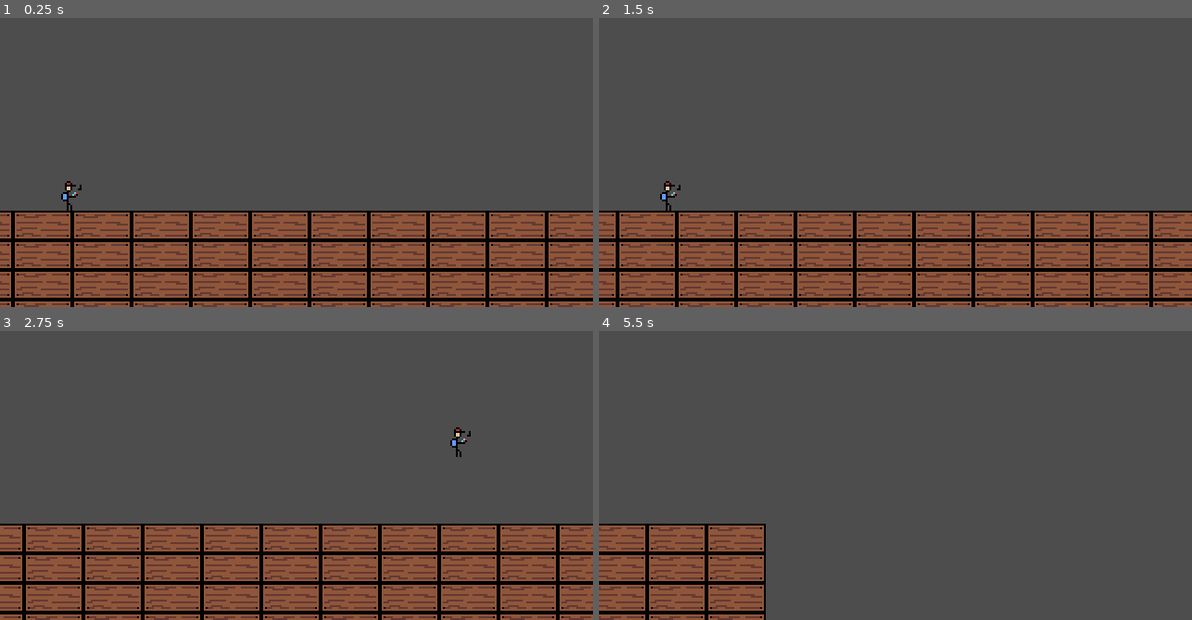
Above: before the commit, frames 1-4 (two rows, left to right).
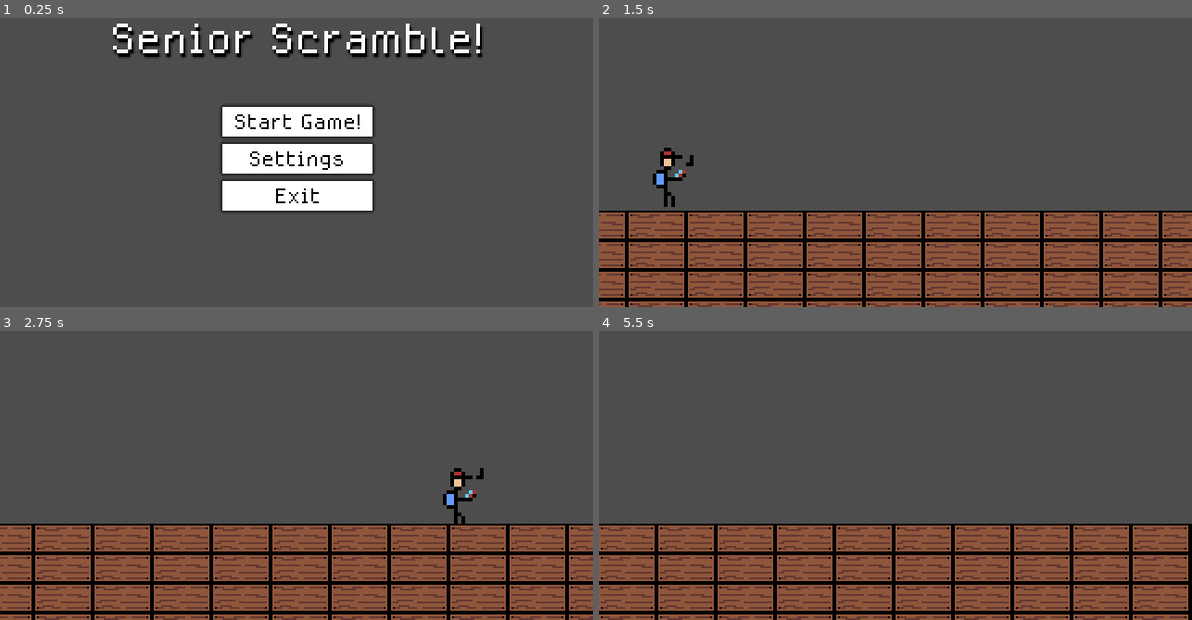
Above: after the commit, the same moments.

Repository: jmate03/Senior-Scramble
Game: Godot game, scene res://scenes/main_menu.tscn
Same seed, same stepped clock (60 frames per second), same inputs: the game is played once before the commit and once after it. Before the commit the project starts from res://scenes/game.tscn.
Inputs (mouse positions are in pixels of both pictures, inside the frame that each line leads up to):
- Up to frame 1 (0.25 s): no input
- Up to frame 2 (1.5 s): click (895, 159) at 0.5 s, where only the run after the commit has a clickable "Settings"; click (895, 122) at 1.25 s, where only the run after the commit has a clickable "Start Game!"
- Up to frame 3 (2.75 s): tap Enter (ui_accept) at 2, 2.27 s; hold Right (ui_right) from 2.03 s (still down)
- Up to frame 4 (5.5 s): tap Enter (ui_accept) at 3.02, 4.52, 5.27 s; release Right (ui_right) at 3.53 s; hold Left (ui_left) 3.53-4.28 s; hold Right (ui_right) from 4.28 s (still down)

The runs differ from the first frame. In frame 1, 45% of the frame differs, in the area x 0-100%, y 1-100%; in frame 2, 11%; in frame 3, 11%; in frame 4, 27%.

Commit message:
added main menu, fonts
added main menu and fonts. also cleaned up game.gd by moving ground logic to ground.gd script only

Diff:
--- a/project.godot
+++ b/project.godot
@@ -11,7 +11,7 @@
 [application]
 
 config/name="Senior Scramble"
-run/main_scene="uid://biylg3tiud64f"
+run/main_scene="uid://bphehqrf67473"
 config/features=PackedStringArray("4.4", "Mobile")
 config/icon="res://icon.svg"
 
--- a/scenes/character_body_2d.tscn
+++ b/scenes/character_body_2d.tscn
@@ -1,6 +1,6 @@
 [gd_scene load_steps=9 format=3 uid="uid://d2fuxm38ciwt4"]
 
-[ext_resource type="Script" uid="uid://cj8n0y4qwrc5q" path="res://scripts/placeholderplayer.gd" id="1_lj8jo"]
+[ext_resource type="Script" uid="uid://cj8n0y4qwrc5q" path="res://scripts/player.gd" id="1_lj8jo"]
 [ext_resource type="Texture2D" uid="uid://bch0wlfa4o8d0" path="res://assets/Player/player_idle.png" id="2_g2brh"]
 
 [sub_resource type="RectangleShape2D" id="RectangleShape2D_nckey"]
@@ -43,14 +43,8 @@
 }]
 
 [node name="Player" type="CharacterBody2D"]
+scale = Vector2(2, 2)
 script = ExtResource("1_lj8jo")
-
-[node name="Polygon2D" type="Polygon2D" parent="."]
-visible = false
-position = Vector2(-1.69166, -8.0747)
-scale = Vector2(0.108333, 0.168445)
-color = Color(1, 0, 0.177396, 1)
-polygon = PackedVector2Array(-49, -35.1765, -49, 42, 71, 42, 71, -35.1765)
 
 [node name="CollisionShape2D" type="CollisionShape2D" parent="."]
 position = Vector2(0.5, -8.5)
@@ -60,4 +54,3 @@
 position = Vector2(0, -9)
 sprite_frames = SubResource("SpriteFrames_t53lx")
 animation = &"idle"
-frame_progress = 0.662678
--- a/scenes/game.tscn
+++ b/scenes/game.tscn
@@ -1,10 +1,10 @@
 [gd_scene load_steps=4 format=3 uid="uid://biylg3tiud64f"]
 
 [ext_resource type="PackedScene" uid="uid://d2fuxm38ciwt4" path="res://scenes/character_body_2d.tscn" id="1_uwrxv"]
-[ext_resource type="Script" uid="uid://bgtqcebwo6tuh" path="res://scripts/main.gd" id="1_yqjtg"]
+[ext_resource type="Script" uid="uid://bgtqcebwo6tuh" path="res://scripts/game.gd" id="1_yqjtg"]
 [ext_resource type="PackedScene" uid="uid://8d08jrf8kku2" path="res://scenes/ground.tscn" id="3_lnu2h"]
 
-[node name="Main" type="Node2D"]
+[node name="Game" type="Node2D"]
 script = ExtResource("1_yqjtg")
 
 [node name="Player" parent="." instance=ExtResource("1_uwrxv")]
--- /dev/null
+++ b/scenes/main_menu.tscn
@@ -0,0 +1,110 @@
+[gd_scene load_steps=7 format=3 uid="uid://bphehqrf67473"]
+
+[ext_resource type="Script" uid="uid://dxge4xu6fn5by" path="res://scripts/main_menu.gd" id="1_ekxnf"]
+[ext_resource type="FontFile" uid="uid://cnk4iqinc1vkp" path="res://assets/MedodicaRegular.otf" id="1_l6cm7"]
+
+[sub_resource type="StyleBoxEmpty" id="StyleBoxEmpty_l6cm7"]
+
+[sub_resource type="StyleBoxFlat" id="StyleBoxFlat_l6cm7"]
+bg_color = Color(0.645312, 0.645312, 0.645312, 1)
+shadow_size = 2
+
+[sub_resource type="StyleBoxFlat" id="StyleBoxFlat_bqqt6"]
+bg_color = Color(0.510938, 0.510938, 0.510938, 1)
+shadow_size = 2
+
+[sub_resource type="StyleBoxFlat" id="StyleBoxFlat_ekxnf"]
+bg_color = Color(1, 1, 1, 1)
+shadow_size = 2
+
+[node name="Main Menu" type="Control"]
+layout_mode = 3
+anchors_preset = 8
+anchor_left = 0.5
+anchor_top = 0.5
+anchor_right = 0.5
+anchor_bottom = 0.5
+grow_horizontal = 2
+grow_vertical = 2
+script = ExtResource("1_ekxnf")
+
+[node name="VBoxContainer" type="VBoxContainer" parent="."]
+layout_mode = 1
+anchors_preset = 8
+anchor_left = 0.5
+anchor_top = 0.5
+anchor_right = 0.5
+anchor_bottom = 0.5
+offset_left = -40.5
+offset_top = -18.0
+offset_right = 40.5
+offset_bottom = 38.0
+grow_horizontal = 2
+grow_vertical = 2
+
+[node name="start" type="Button" parent="VBoxContainer"]
+layout_mode = 2
+theme_override_colors/font_hover_color = Color(0, 0, 0, 1)
+theme_override_colors/font_color = Color(0, 0, 0, 1)
+theme_override_colors/font_focus_color = Color(0, 0, 0, 1)
+theme_override_colors/font_pressed_color = Color(0, 0, 0, 1)
+theme_override_fonts/font = ExtResource("1_l6cm7")
+theme_override_font_sizes/font_size = 16
+theme_override_styles/focus = SubResource("StyleBoxEmpty_l6cm7")
+theme_override_styles/hover = SubResource("StyleBoxFlat_l6cm7")
+theme_override_styles/pressed = SubResource("StyleBoxFlat_bqqt6")
+theme_override_styles/normal = SubResource("StyleBoxFlat_ekxnf")
+text = "Start Game!"
+
+[node name="settings" type="Button" parent="VBoxContainer"]
+layout_mode = 2
+theme_override_colors/font_hover_color = Color(0, 0, 0, 1)
+theme_override_colors/font_color = Color(0, 0, 0, 1)
+theme_override_colors/font_focus_color = Color(0, 0, 0, 1)
+theme_override_colors/font_pressed_color = Color(0, 0, 0, 1)
+theme_override_fonts/font = ExtResource("1_l6cm7")
+theme_override_font_sizes/font_size = 16
+theme_override_styles/focus = SubResource("StyleBoxEmpty_l6cm7")
+theme_override_styles/hover = SubResource("StyleBoxFlat_l6cm7")
+theme_override_styles/pressed = SubResource("StyleBoxFlat_bqqt6")
+theme_override_styles/normal = SubResource("StyleBoxFlat_ekxnf")
+text = "Settings
+"
+
+[node name="exit" type="Button" parent="VBoxContainer"]
+layout_mode = 2
+theme_override_colors/font_hover_color = Color(0, 0, 0, 1)
+theme_override_colors/font_color = Color(0, 0, 0, 1)
+theme_override_colors/font_focus_color = Color(0, 0, 0, 1)
+theme_override_colors/font_pressed_color = Color(0, 0, 0, 1)
+theme_override_fonts/font = ExtResource("1_l6cm7")
+theme_override_font_sizes/font_size = 16
+theme_override_styles/focus = SubResource("StyleBoxEmpty_l6cm7")
+theme_override_styles/hover = SubResource("StyleBoxFlat_l6cm7")
+theme_override_styles/pressed = SubResource("StyleBoxFlat_bqqt6")
+theme_override_styles/normal = SubResource("StyleBoxFlat_ekxnf")
+text = "Exit
+"
+
+[node name="Label" type="Label" parent="."]
+layout_mode = 1
+anchors_preset = 8
+anchor_left = 0.5
+anchor_top = 0.5
+anchor_right = 0.5
+anchor_bottom = 0.5
+offset_left = -50.5
+offset_top = -67.0
+offset_right = 50.5
+offset_bottom = -44.0
+grow_horizontal = 2
+grow_vertical = 2
+theme_override_colors/font_shadow_color = Color(0, 0, 0, 1)
+theme_override_constants/shadow_offset_y = 2
+theme_override_fonts/font = ExtResource("1_l6cm7")
+theme_override_font_sizes/font_size = 32
+text = "Senior Scramble!"
+
+[connection signal="pressed" from="VBoxContainer/start" to="." method="_on_start_pressed"]
+[connection signal="pressed" from="VBoxContainer/settings" to="." method="_on_settings_pressed"]
+[connection signal="pressed" from="VBoxContainer/exit" to="." method="_on_exit_pressed"]
--- /dev/null
+++ b/scripts/game.gd
@@ -0,0 +1,13 @@
+extends Node2D
+var game_running : bool
+var game_over : bool
+var score
+
+# Called when the node enters the scene tree for the first time.
+func _ready() -> void:
+	pass
+
+
+# Called every frame. 'delta' is the elapsed time since the previous frame.
+func _process(delta: float) -> void:
+	pass
--- a/scripts/ground.gd
+++ b/scripts/ground.gd
@@ -8,7 +8,7 @@
 
 # Called when the node enters the scene tree for the first time.
 func _ready() -> void:
-	screen_size = get_window().size
+	screen_size = get_viewport().get_visible_rect().size
 
 
 
--- a/scripts/main.gd
+++ /dev/null
@@ -1,23 +0,0 @@
-extends Node2D
-var game_running : bool
-var game_over : bool
-var scroll: float = 0.0
-var score
-const SCROLL_SPEED : float = 100
-var screen_size : Vector2i
-
-# Called when the node enters the scene tree for the first time.
-func _ready() -> void:
-	screen_size = get_window().size
-
-
-
-# Called every frame. 'delta' is the elapsed time since the previous frame.
-func _process(delta: float) -> void:
-	scroll += SCROLL_SPEED * delta
-
-	# ground has fully scrolled one screen width, wrap it back
-	if scroll >= screen_size.x:
-		scroll = 0
-
-	$Ground.position.x = -scroll
--- /dev/null
+++ b/scripts/main_menu.gd
@@ -0,0 +1,25 @@
+extends Control
+
+
+# Called when the node enters the scene tree for the first time.
+func _ready() -> void:
+	pass # Replace with function body.
+
+
+# Called every frame. 'delta' is the elapsed time since the previous frame.
+func _process(delta: float) -> void:
+	pass
+
+
+func _on_start_pressed() -> void:
+	# hide() # if main menu is child of game node
+
+	get_tree().change_scene_to_file("res://scenes/game.tscn") # ideal
+
+
+func _on_settings_pressed() -> void:
+	print("settings pressed")
+
+
+func _on_exit_pressed() -> void:
+	get_tree().quit()
--- a/scripts/placeholderplayer.gd
+++ b/scripts/player.gd
@@ -1,8 +1,8 @@
 extends CharacterBody2D
 
-
+@onready var animated = $AnimatedSprite2D
 const SPEED = 300.0
-const JUMP_VELOCITY = -400.0
+const JUMP_VELOCITY = -300.0
 
 
 func _physics_process(delta: float) -> void:
@@ -22,4 +22,7 @@
 	else:
 		velocity.x = move_toward(velocity.x, 0, SPEED)
 
+	if !velocity: #temp
+		animated.play("idle")
+
 	move_and_slide()
Binary file added: assets/MedodicaRegular.otf
Not shown, added: assets/MedodicaRegular.otf.import
Renamed: scripts/main.gd.uid -> scripts/game.gd.uid
Not shown, added: scripts/main_menu.gd.uid
Renamed: scripts/placeholderplayer.gd.uid -> scripts/player.gd.uid
Not shown, added: scenes/ground.tscn6469683047.tmp
